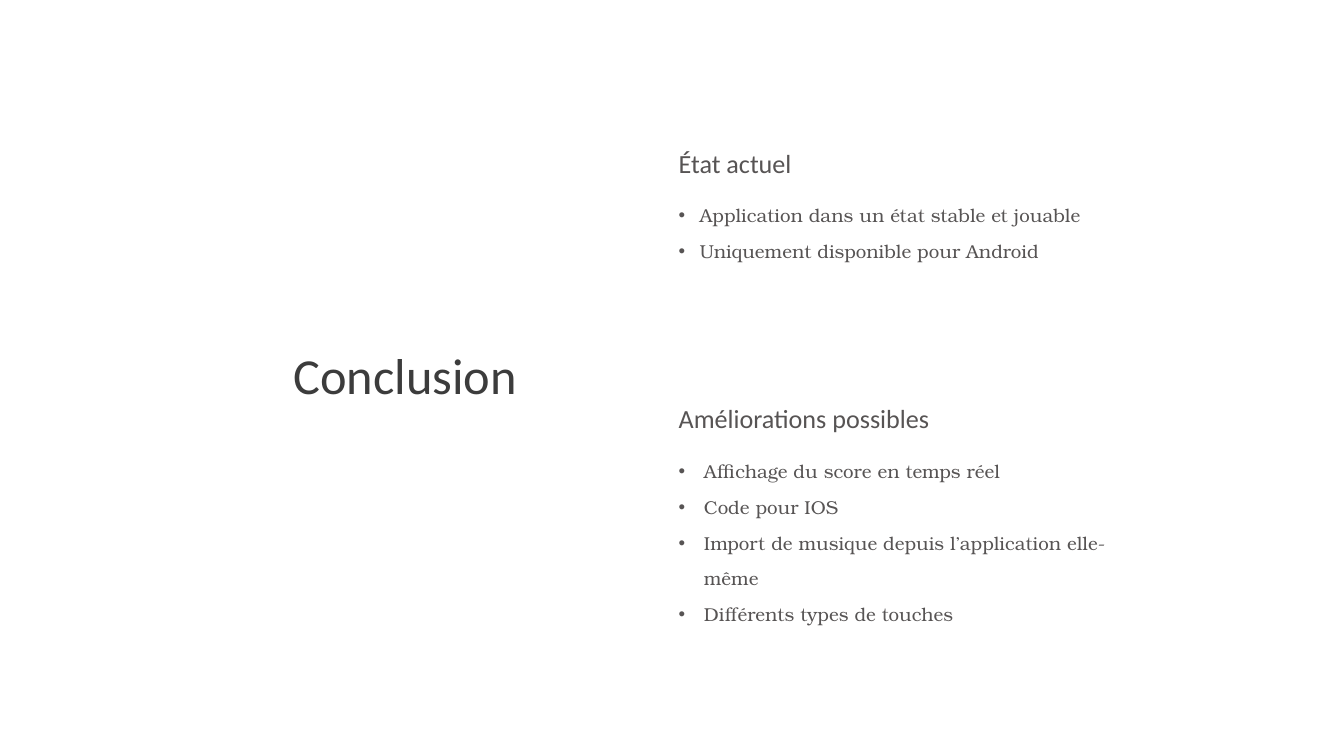
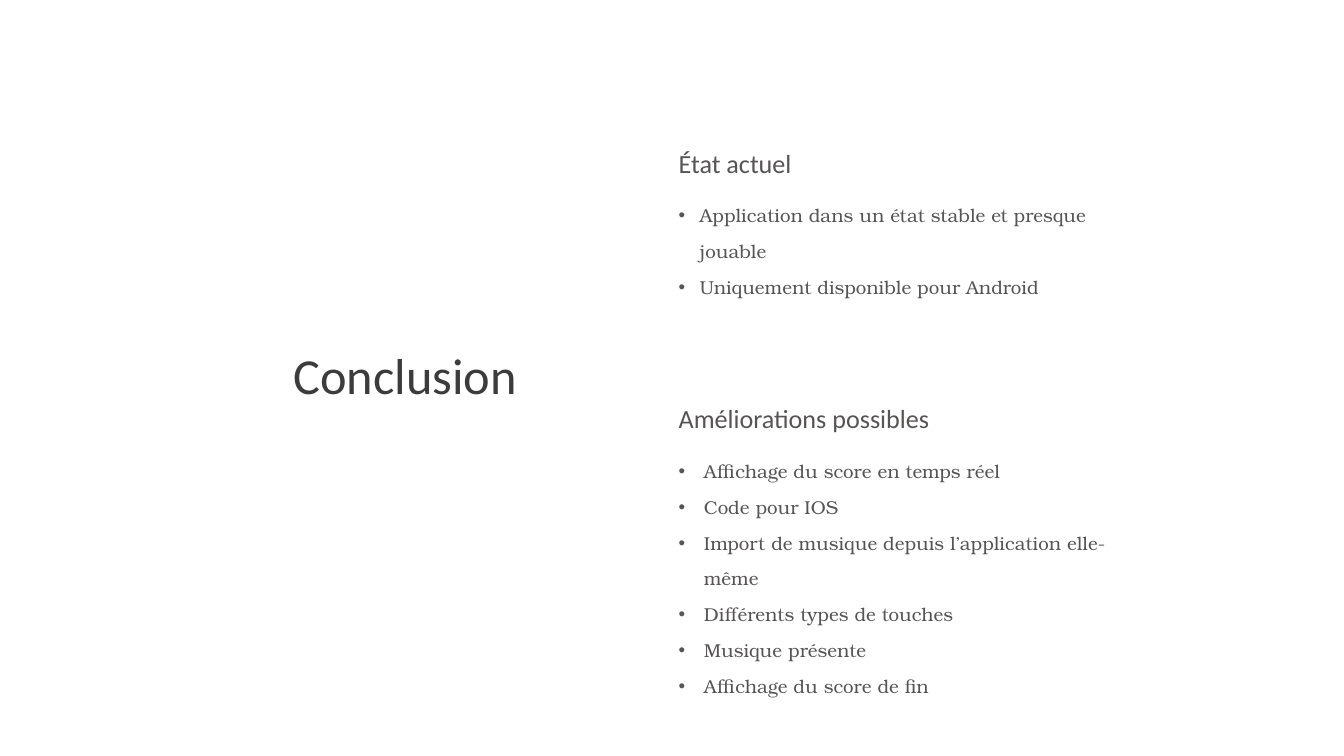
Before and after one commit to Psemata/piarco-tile, a slide deck: slide 8 of PiarcoTile - Présentation.pptx. Drawn at 1344x756 pixels with LibreOffice and Linux fonts; fonts in the diff are those of the drawing. Boxes give left, top, right and bottom in pixels: in the first picture for what was removed or moved away, otherwise in the second. Text is boxed around its words. In the diff, an @@ line names an element or a change of style, - is before the commit and + after.

Commit message:
Présentation

```diff
--- a/PiarcoTile - Présentation.pptx
+++ b/PiarcoTile - Présentation.pptx
@@ text at (x1=700, y1=208, x2=1086, y2=263): text changed @@
-• Application dans un état stable et jouable
+• Application dans un état stable et presque jouable
@@ text at (x1=704, y1=644, x2=929, y2=693): paragraphs added @@
+• Musique présente
+• Affichage du score de fin
```
